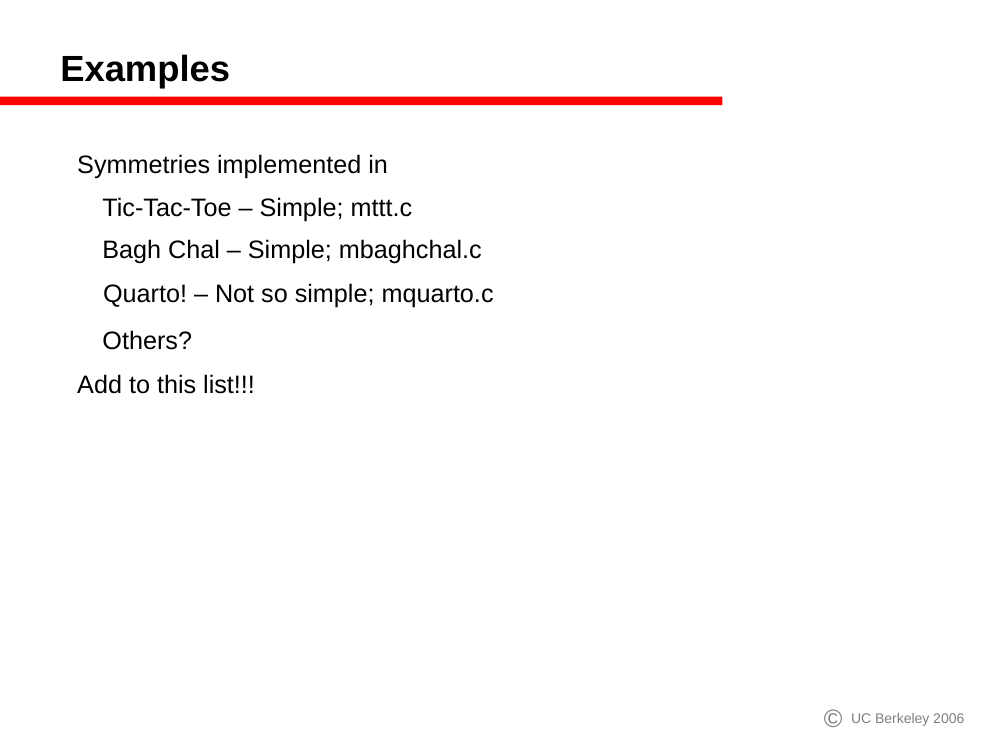
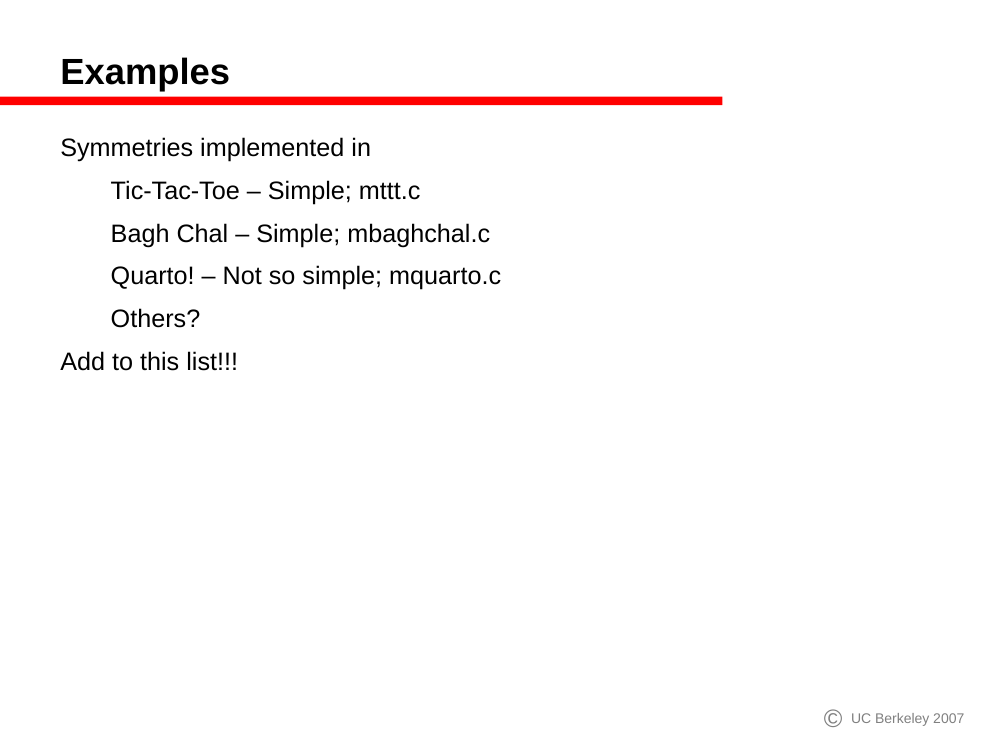
Before and after one commit to GamesCrafters/GamesmanClassic, a slide deck: slide 9 of gamesman/doc/Symmetries.ppt. Drawn at 1008x756 pixels with LibreOffice and Linux fonts; fonts in the diff are those of the drawing. Boxes give left, top, right and bottom in pixels: in the first picture for what was removed or moved away, otherwise in the second. Text is boxed around its words. In the diff, an @@ line names an element or a change of style, - is before the commit and + after.

```diff
--- a/gamesman/doc/Symmetries.ppt
+++ b/gamesman/doc/Symmetries.ppt
@@ text added at (60, 137, 501, 371), 18 pt, text #000000 @@
+Symmetries implemented in
+  Tic-Tac-Toe – Simple; mttt.c
+  Bagh Chal – Simple; mbaghchal.c
+  Quarto! – Not so simple; mquarto.c
+  Others?
+Add to this list!!!
@@ text removed at (77, 154, 388, 178) @@
-Symmetries implemented in
@@ text removed at (102, 197, 413, 222) @@
-Tic-Tac-Toe – Simple; mttt.c
@@ text removed at (102, 239, 482, 264) @@
-Bagh Chal – Simple; mbaghchal.c
@@ text removed at (103, 283, 494, 307) @@
-Quarto! – Not so simple; mquarto.c
@@ text removed at (102, 330, 192, 350) @@
-Others?
@@ text removed at (77, 374, 255, 394) @@
-Add to this list!!!
@@ text removed at (851, 713, 964, 726) @@
-UC Berkeley 2006
@@ text added at (851, 713, 964, 726), 10 pt, text #808080 @@
+UC Berkeley 2007
```
Also in this commit, not shown: 9 other slides changed, 1 other file.
